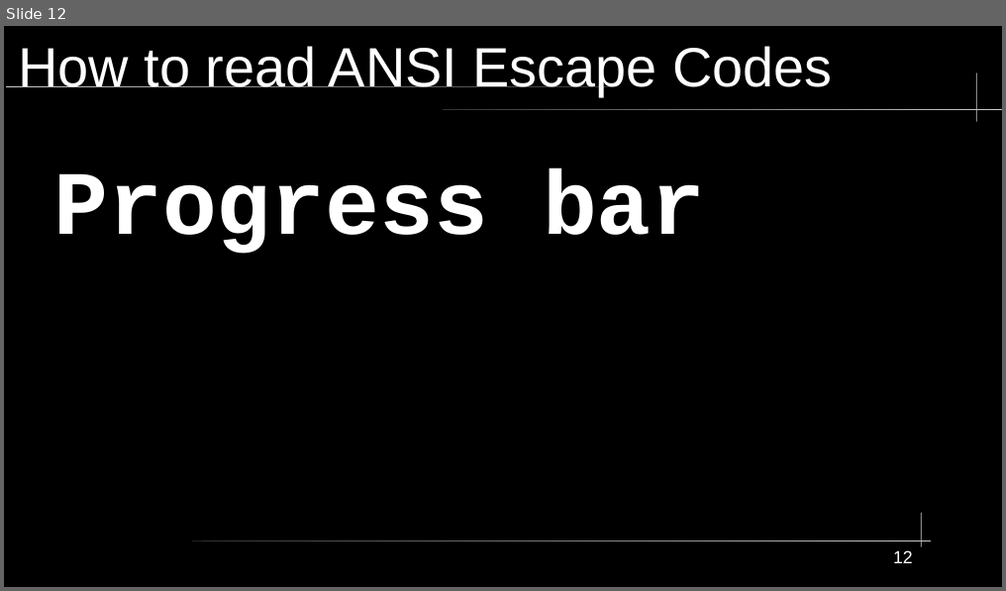
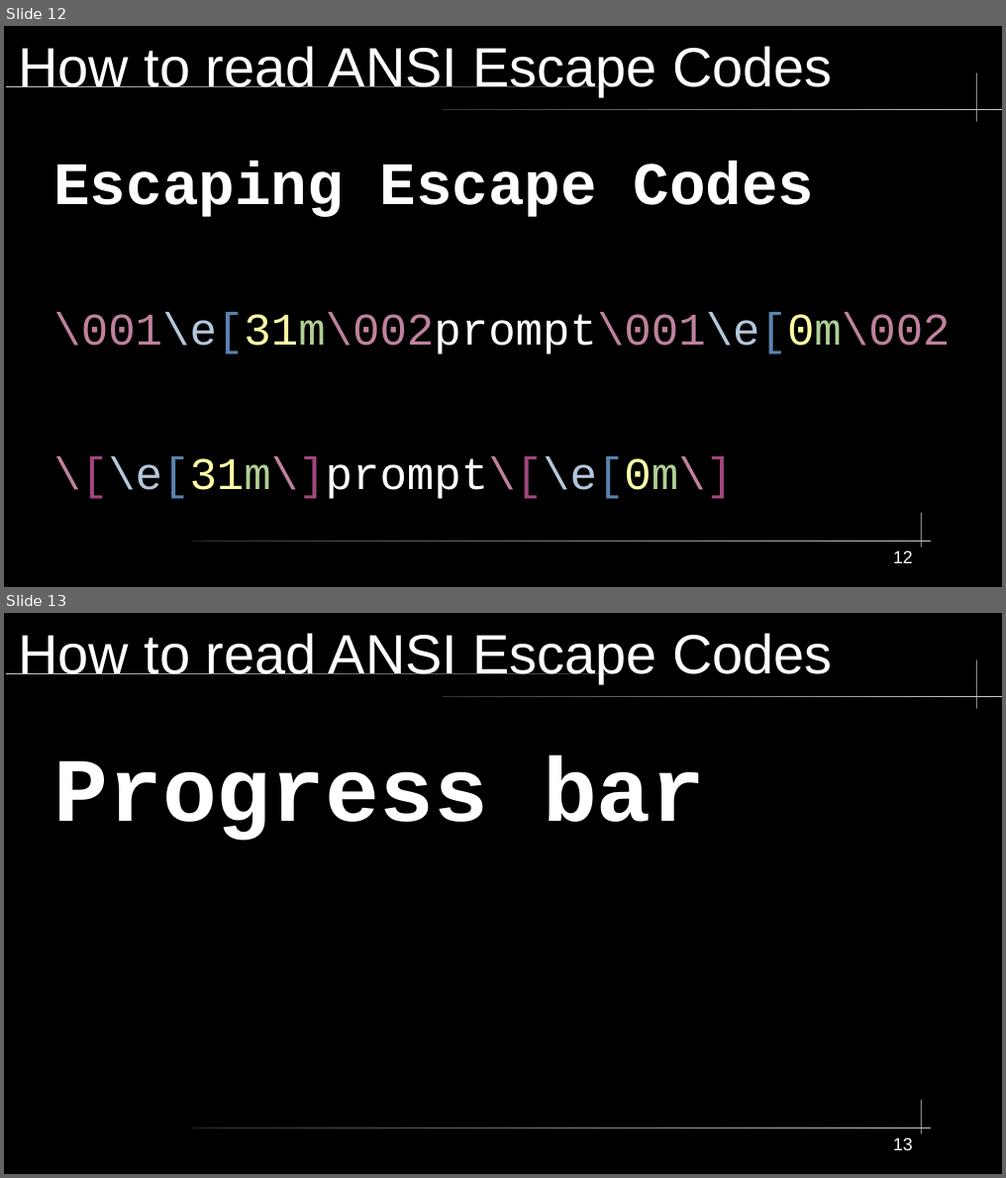
Before and after one commit to okraus42/42-x-miscellaneous, a slide deck: a_peerclasses/ANSI_escape_sequences/ANSI_Escape_Codes.odp. Shown one above the other, each under a label of ours: slide 12 before the commit, slides 12 and 13 after it. The pictures are 1006x591 and 1006x1178 pixels, drawn with LibreOffice and Linux fonts; fonts in the diff are those of the drawing. Boxes give left, top, right and bottom in pixels: in the first picture for what was removed or moved away, otherwise in the second. Text is boxed around its words. In the diff, an @@ line names an element or a change of style, - is before the commit and + after.

Commit message:
ansi 2

```diff
--- a/a_peerclasses/ANSI_escape_sequences/ANSI_Escape_Codes.odp
+++ b/a_peerclasses/ANSI_escape_sequences/ANSI_Escape_Codes.odp
@@ slide 12 added at [4,26,1002,587], background #000000; not listed: 5 template elements that a slide beside it also shows @@
@@ title added at [18,46,832,96], 44 pt, text #FFFFFF @@
+How to read ANSI Escape Codes
@@ text added at [54,161,949,499], 36 pt, text #FFFFFF @@
+Escaping Escape Codes
+\001\e[31m\002prompt\001\e[0m\002
+\[\e[31m\]prompt\[\e[0m\]
@@ page number added at [893,551,913,564], 14 pt, text #FFFFFF @@
+12
@@ what was slide 12 is now slide 13 @@
@@ page number at [893,1138,913,1151]: text changed @@
-12
+13
```
Also in this commit, not shown: 2 other files.
